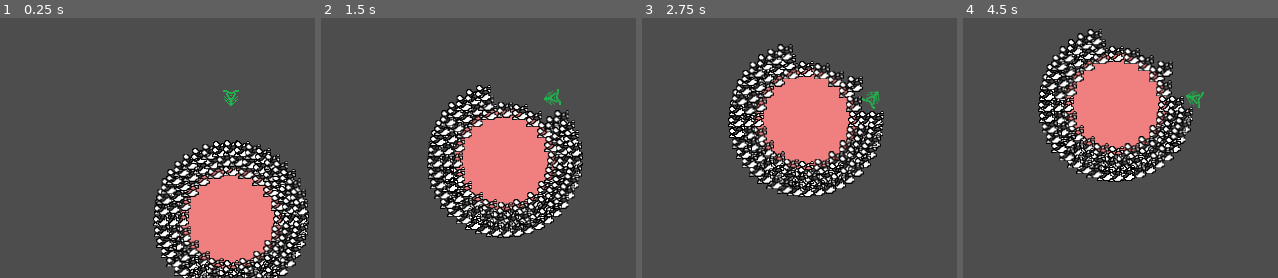
Above: before the commit, frames 1-4 (left to right).
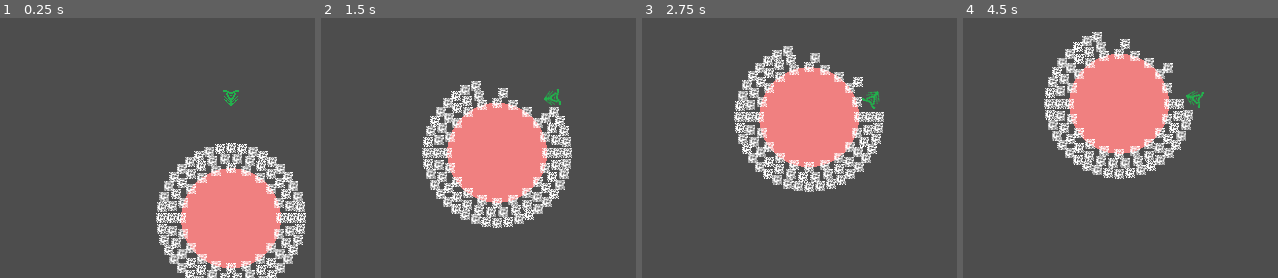
Above: after the commit, the same moments.

Repository: erenliving/UntitledDiggingGame
Game: Godot game, scene res://scenes/main.tscn
Two runs of this game, one before a commit and one after it. Both use one fixed random seed, a clock stepped at 60 frames per second and the inputs below.
Inputs (mouse positions are in pixels of both pictures, inside the frame that each line leads up to):
- Up to frame 1 (0.25 s): no input
- Up to frame 2 (1.5 s): move the mouse to (outside the picture) at 0.52 s; hold Right (ui_right) from 0.53 s (still down); tap Up (ui_up) at 0.77 s; move the mouse to (424, 116) at 1.27 s
- Up to frame 3 (2.75 s): tap Up (ui_up) at 1.52 s; move the mouse to (938, 18) at 2.02 s; release Right (ui_right) at 2.03 s; hold Left (ui_left) from 2.03 s (still down)
- Up to frame 4 (4.5 s): move the mouse to (1161, 168) at 2.77 s; release Left (ui_left) at 2.78 s; hold Right (ui_right) 2.78-4.28 s; tap Up (ui_up) at 3.02, 3.77 s; move the mouse to (outside the picture) at 3.52 s; move the mouse to (1000, 44) at 4.27 s; hold Left (ui_left) from 4.28 s (still down)

The runs differ from the first frame. In frame 1, 13% of the frame differs, in the area x 48-99%, y 46-100%; in frame 2, 15%, in the area x 32-84%, y 24-85%; in frame 3, 13%; in frame 4, 12%.

Commit message:
Updating rock art asset

Diff:
--- a/scenes/core.tscn
+++ b/scenes/core.tscn
@@ -3,7 +3,7 @@
 [ext_resource type="Script" path="res://scripts/core.gd" id="1_80qi3"]
 
 [sub_resource type="CircleShape2D" id="CircleShape2D_m7j3x"]
-radius = 100.0
+radius = 50.0
 
 [node name="Core" type="Node2D"]
 script = ExtResource("1_80qi3")
--- a/scenes/rock.tscn
+++ b/scenes/rock.tscn
@@ -1,10 +1,10 @@
 [gd_scene load_steps=4 format=3 uid="uid://r8ljkeio1qwg"]
 
 [ext_resource type="Script" path="res://scripts/rock.gd" id="1_5a8og"]
-[ext_resource type="Texture2D" uid="uid://duc7jfqaywnc2" path="res://assets/rock.png" id="1_ys683"]
+[ext_resource type="Texture2D" uid="uid://clqr5k5xdx5ao" path="res://assets/rock.png" id="1_ys683"]
 
 [sub_resource type="RectangleShape2D" id="RectangleShape2D_sglyr"]
-size = Vector2(16, 16)
+size = Vector2(10, 10)
 
 [node name="Rock" type="RigidBody2D"]
 collision_mask = 0
Binary file changed: assets/rock.png
Not shown, changed: assets/rock.png.import
